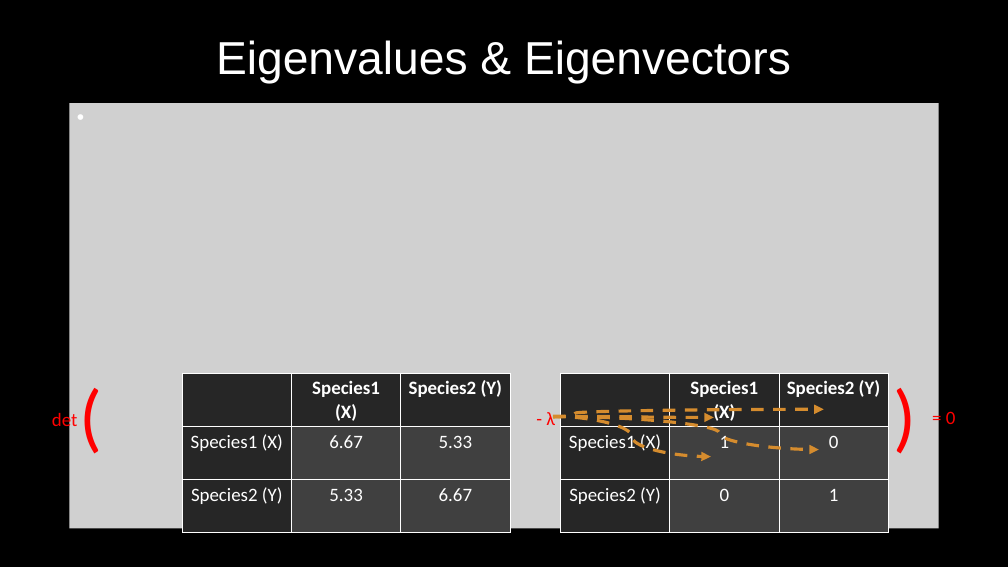
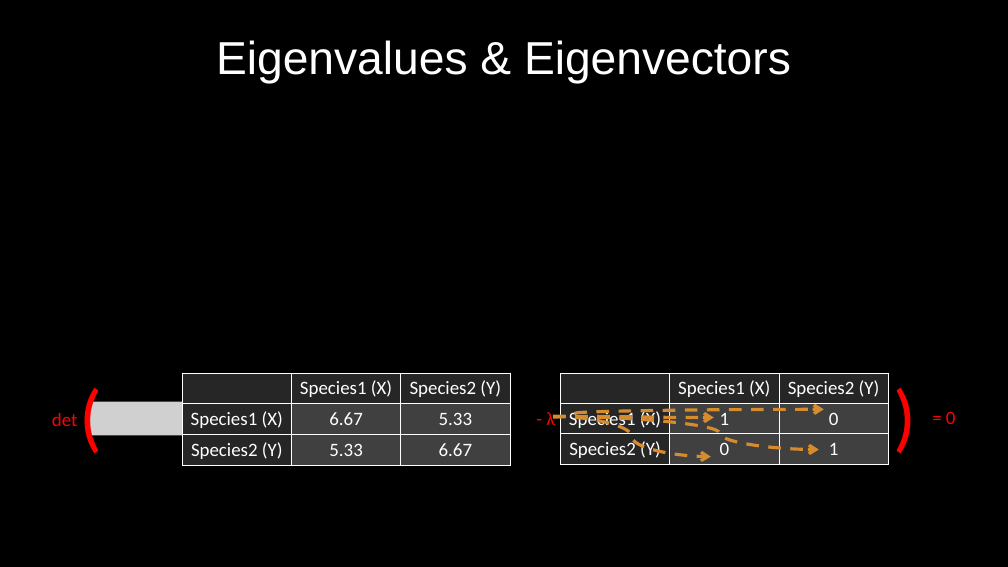
Before and after one commit to MyGitUse/MBIO7160, a slide deck: slide 43 of FinalProject/191128_Presentation_NM.pptx. Drawn at 1008x567 pixels with LibreOffice and Linux fonts; fonts in the diff are those of the drawing; grey boxes stand for pictures. Boxes give left, top, right and bottom in pixels: in the first picture for what was removed or moved away, otherwise in the second. Text is boxed around its words. In the diff, an @@ line names an element or a change of style, - is before the commit and + after.

```diff
--- a/FinalProject/191128_Presentation_NM.pptx
+++ b/FinalProject/191128_Presentation_NM.pptx
@@ picture removed at [70,103,939,529] @@
@@ table at [182,374,511,464] @@
@@ bold off in "Species1 (X)", "Species2 (Y)" @@
@@ borders changed @@
@@ table at [560,374,889,464] @@
@@ bold off in "Species1 (X)", "Species2 (Y)" @@
@@ borders changed @@
@@ text "det" rewrapped from [52,411,78,432] to [52,413,78,426] @@
@@ curved arrow (553, 417) - (711, 457): stroke #D58C2E 3 pt to #D58C2E 3 pt dashed; arrowheads changed @@
@@ curved arrow (554, 417) - (819, 450): stroke #D58C2E 3 pt to #D58C2E 3 pt dashed; arrowheads changed @@
@@ curved arrow (554, 417) - (714, 417): stroke #D58C2E 3 pt to #D58C2E 3 pt dashed; arrowheads changed @@
@@ curved arrow (554, 417) - (824, 409): stroke #D58C2E 3 pt to #D58C2E 3 pt dashed; arrowheads changed @@
```
Also in this commit, not shown: 40 other slides changed, 3 slides added, 3 slides removed.
